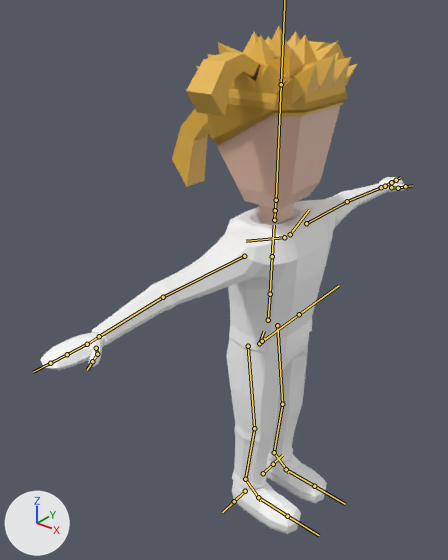
The FBX model Models/Character.fbx, before and after one commit.
Camera for both pictures: a 50 mm lens placed at (1.193, -1.771, 2.071), pointed at (-0.181, -0.053, 1.006). The axes (+X, +Y, +Z) are drawn at lower left. The lights are the same throughout. The bones that bend it are drawn over the model as lines.

The first picture shows 'Hair', 'Hair2', 'Hair3', 'Hands', 'Head', 'Outfit', 'Shoes'.
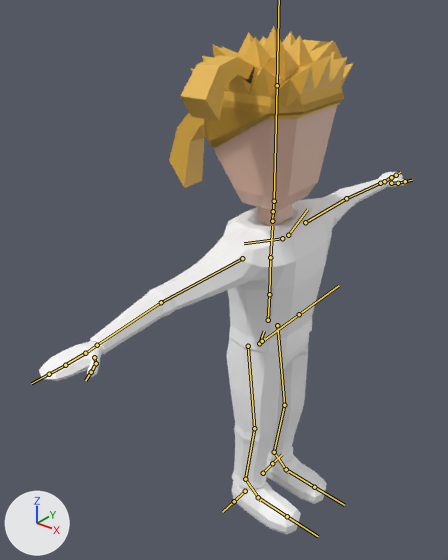
The newer file adds an action. The first version stands in its rest pose; the second is drawn at frame 57 of the action 'metarig|Idle'.

Pixel boxes [x1, y1, x2, y2] of what changed, in the pictures (448 x 560 px):
'Outfit', posed: before [92, 183, 388, 490]; after [89, 179, 387, 490]
'Head', posed: before [217, 105, 341, 225]; after [214, 106, 337, 227]
'Hair', posed: before [196, 26, 358, 116]; after [190, 26, 353, 119]
'Hair2', posed: before [172, 58, 348, 187]; after [169, 57, 344, 188]
'Shoes', posed: before [232, 454, 327, 534]; after [232, 455, 327, 534]
'Hair3', posed (8% taller): before [186, 41, 345, 116]; after [180, 40, 342, 121]
'Hands', posed (8% taller): before [40, 177, 408, 370]; after [39, 172, 407, 381]
'Hair4', posed (not visible before): after [204, 98, 344, 148]
bone 'spine.001', root to tip: before (268, 320) to (270, 294); after (268, 320) to (269, 294)
bone 'thigh.L', root to tip: before (277, 325) to (282, 404); after (277, 325) to (284, 405)
bone 'shin.L', root to tip: before (282, 404) to (274, 452); after (284, 405) to (274, 452)

Patch to the scene script:
```diff
--- a/Models/Character.fbx.py
+++ b/Models/Character.fbx.py
@@ bone_spine_001 @@
 bone_spine_001 = bpy.data.objects['metarig'].pose.bones['spine.001']  # child of 'spine'
-bone_spine_001.rotation_quaternion = (1.0, 0.0, 0.0, 0.0)  # degrees (0, 0, 0)
+bone_spine_001.rotation_quaternion = (1.0, 0.0, 0.001, 0.014)  # degrees (0, 0, 2)
@@ bone_thigh_l @@
 bone_thigh_l = bpy.data.objects['metarig'].pose.bones['thigh.L']  # child of 'spine'
-bone_thigh_l.rotation_quaternion = (1.0, 0.0, 0.0, 0.0)  # degrees (0, 0, 0)
+bone_thigh_l.rotation_quaternion = (1.0, -0.012, 0.0, 0.001)  # degrees (-1, 0, 0)
@@ bone_shin_l @@
 bone_shin_l = bpy.data.objects['metarig'].pose.bones['shin.L']  # child of 'thigh.L'
-bone_shin_l.rotation_quaternion = (1.0, 0.0, 0.0, 0.0)  # degrees (0, 0, 0)
+bone_shin_l.rotation_quaternion = (1.0, 0.025, 0.0, -0.001)  # degrees (3, 0, 0)
```
